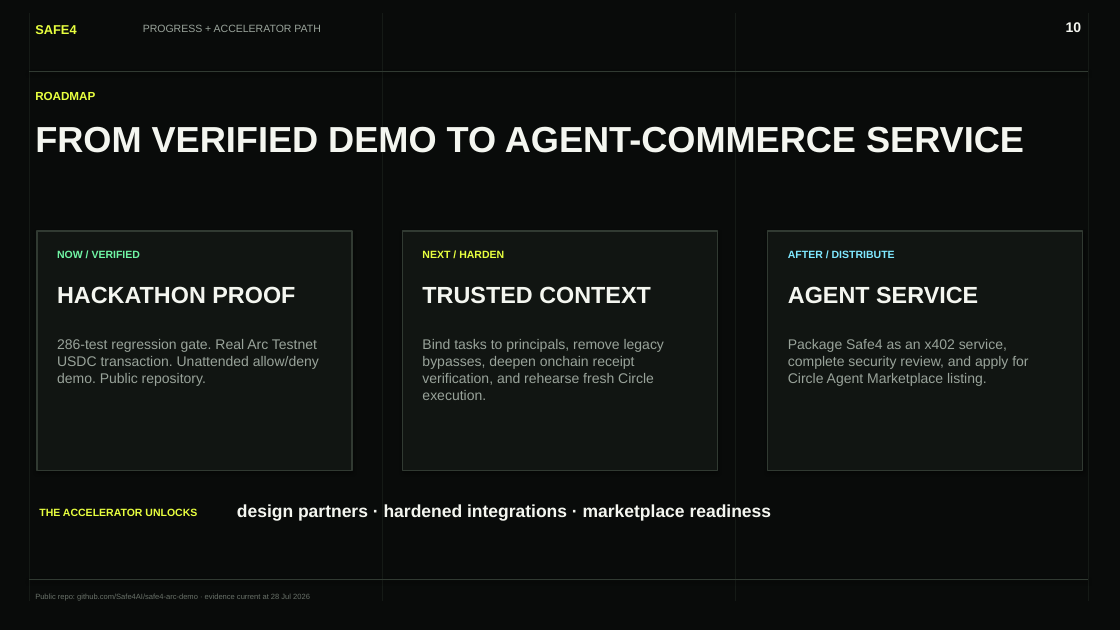
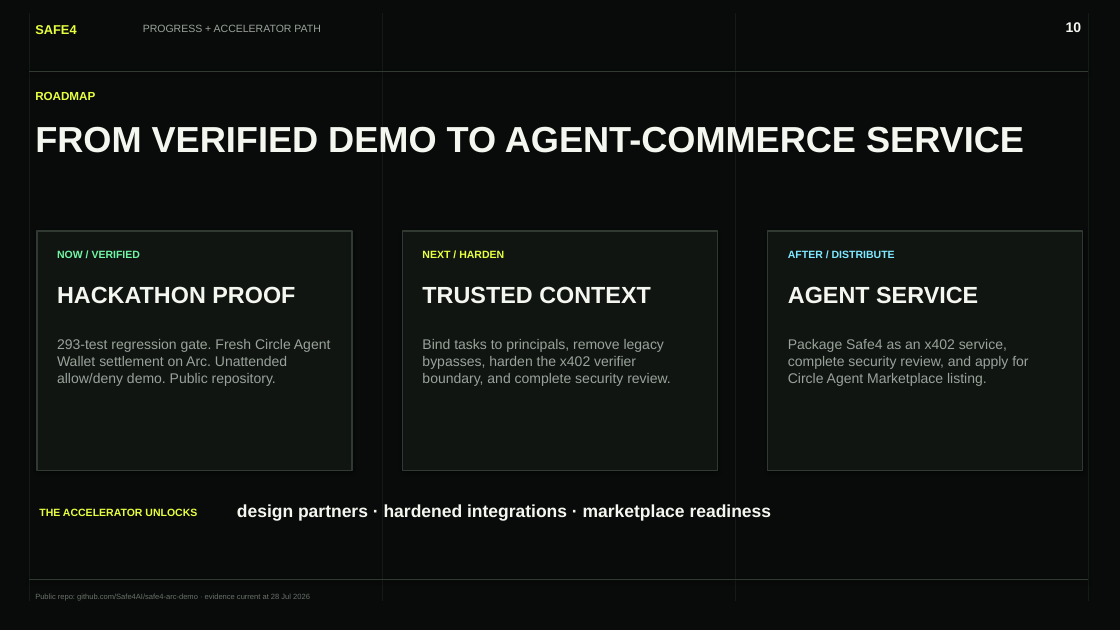
Before and after one commit to Safe4AI/safe4-arc-demo, a slide deck: slide 10 of artifacts/Safe4_Encode_Arc_Deck.pptx. Drawn at 1120x630 pixels with LibreOffice and Linux fonts; fonts in the diff are those of the drawing. Boxes give left, top, right and bottom in pixels: in the first picture for what was removed or moved away, otherwise in the second. Text is boxed around its words. In the diff, an @@ line names an element or a change of style, - is before the commit and + after.

Commit message:
Verify Circle Agent Wallet settlement on Arc

```diff
--- a/artifacts/Safe4_Encode_Arc_Deck.pptx
+++ b/artifacts/Safe4_Encode_Arc_Deck.pptx
@@ text at [57,339,331,386]: text changed @@
-286-test regression gate. Real Arc Testnet USDC transaction. Unattended allow/deny demo. Public repository.
+293-test regression gate. Fresh Circle Agent Wallet settlement on Arc. Unattended allow/deny demo. Public repository.
@@ text at [422,339,670,386]: text changed @@
-Bind tasks to principals, remove legacy bypasses, deepen onchain receipt verification, and rehearse fresh Circle execution.
+Bind tasks to principals, remove legacy bypasses, harden the x402 verifier boundary, and complete security review.
```
Also in this commit, not shown: 3 other slides changed, 15 other files.
